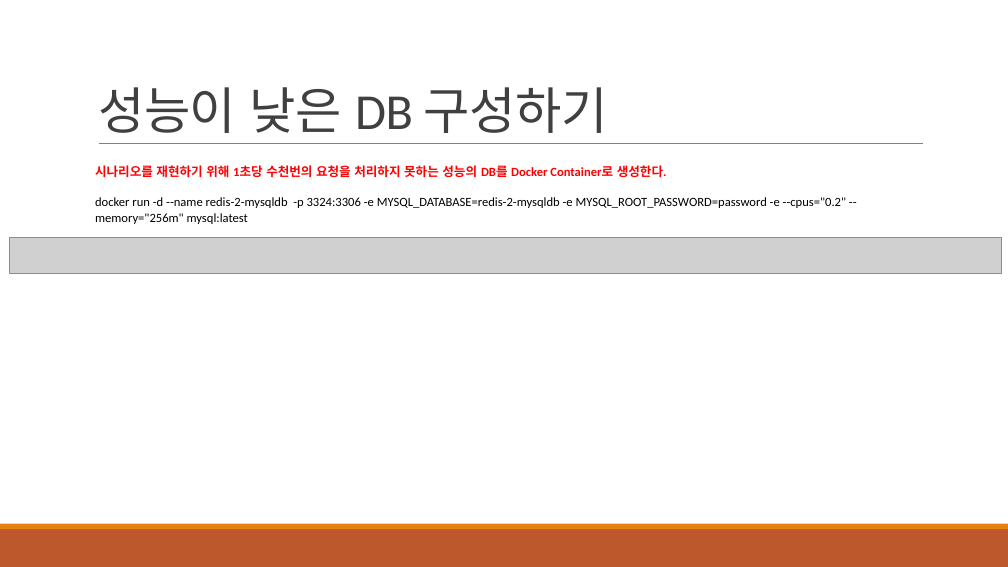
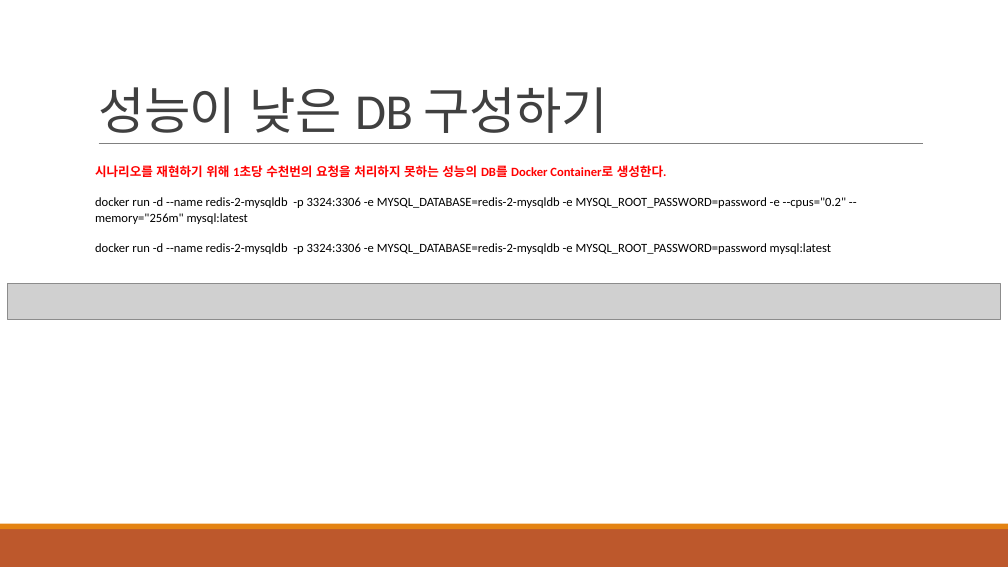
Before and after one commit to khb3025/study-redis-2, a slide deck: slide 4 of ppt/1.Redis로 쓰기작업에 대한 DB 부하줄이기.pptx. Drawn at 1008x567 pixels with LibreOffice and Linux fonts; fonts in the diff are those of the drawing; grey boxes stand for pictures. Boxes give left, top, right and bottom in pixels: in the first picture for what was removed or moved away, otherwise in the second. Text is boxed around its words. In the diff, an @@ line names an element or a change of style, - is before the commit and + after.

```diff
--- a/ppt/1.Redis로 쓰기작업에 대한 DB 부하줄이기.pptx
+++ b/ppt/1.Redis로 쓰기작업에 대한 DB 부하줄이기.pptx
@@ text at [95,243,831,254]: paragraph added @@
+docker run -d --name redis-2-mysqldb -p 3324:3306 -e MYSQL_DATABASE=redis-2-mysqldb -e MYSQL_ROOT_PASSWORD=password mysql:latest
@@ picture: place and size @@
-picture at [10,237,1003,274]
+picture at [8,284,1000,320]
```
Also in this commit, not shown: 8 other files.
